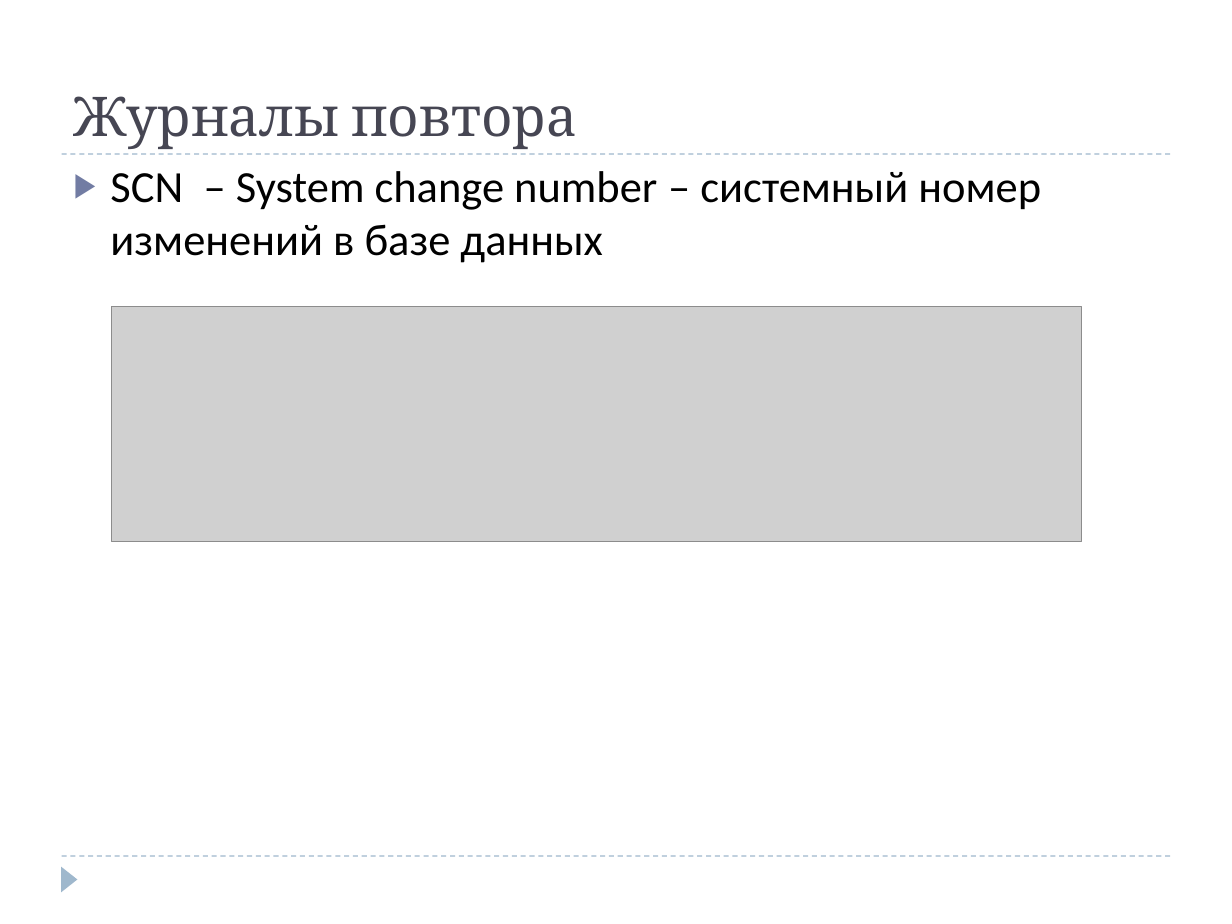
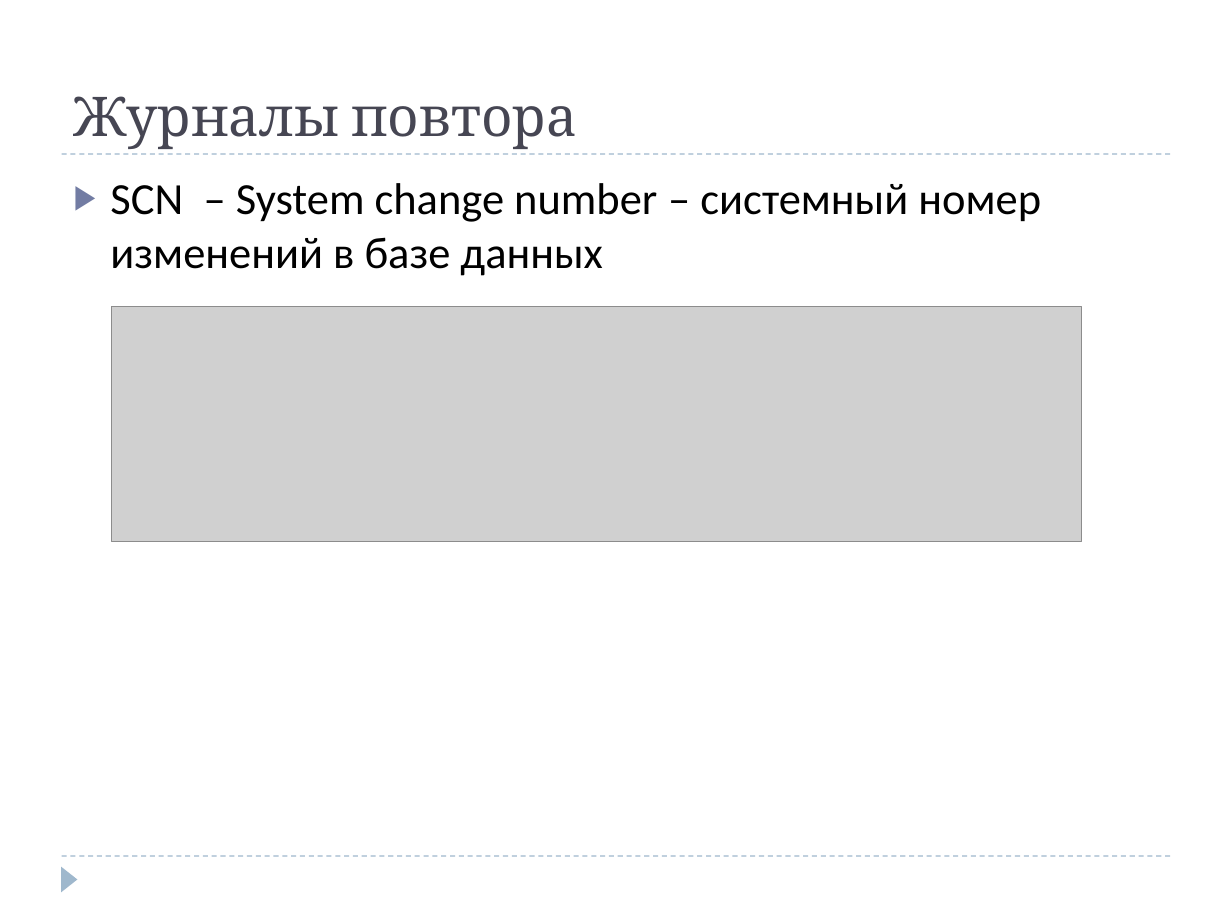
Before and after one commit to iigokingii/3k1s, a slide deck: slide 34 of DB/lectures/Ora12_lec4_Files.ppt. Drawn at 1232x924 pixels with LibreOffice and Linux fonts; fonts in the diff are those of the drawing; grey boxes stand for pictures. Boxes give left, top, right and bottom in pixels: in the first picture for what was removed or moved away, otherwise in the second. Text is boxed around its words. In the diff, an @@ line names an element or a change of style, - is before the commit and + after.

```diff
--- a/DB/lectures/Ora12_lec4_Files.ppt
+++ b/DB/lectures/Ora12_lec4_Files.ppt
@@ text "SCN – System change number ..." moved from (x1=110, y1=171, x2=1041, y2=263) to (x1=110, y1=183, x2=1041, y2=276) @@
```
Also in this commit, not shown: 28 other files.
